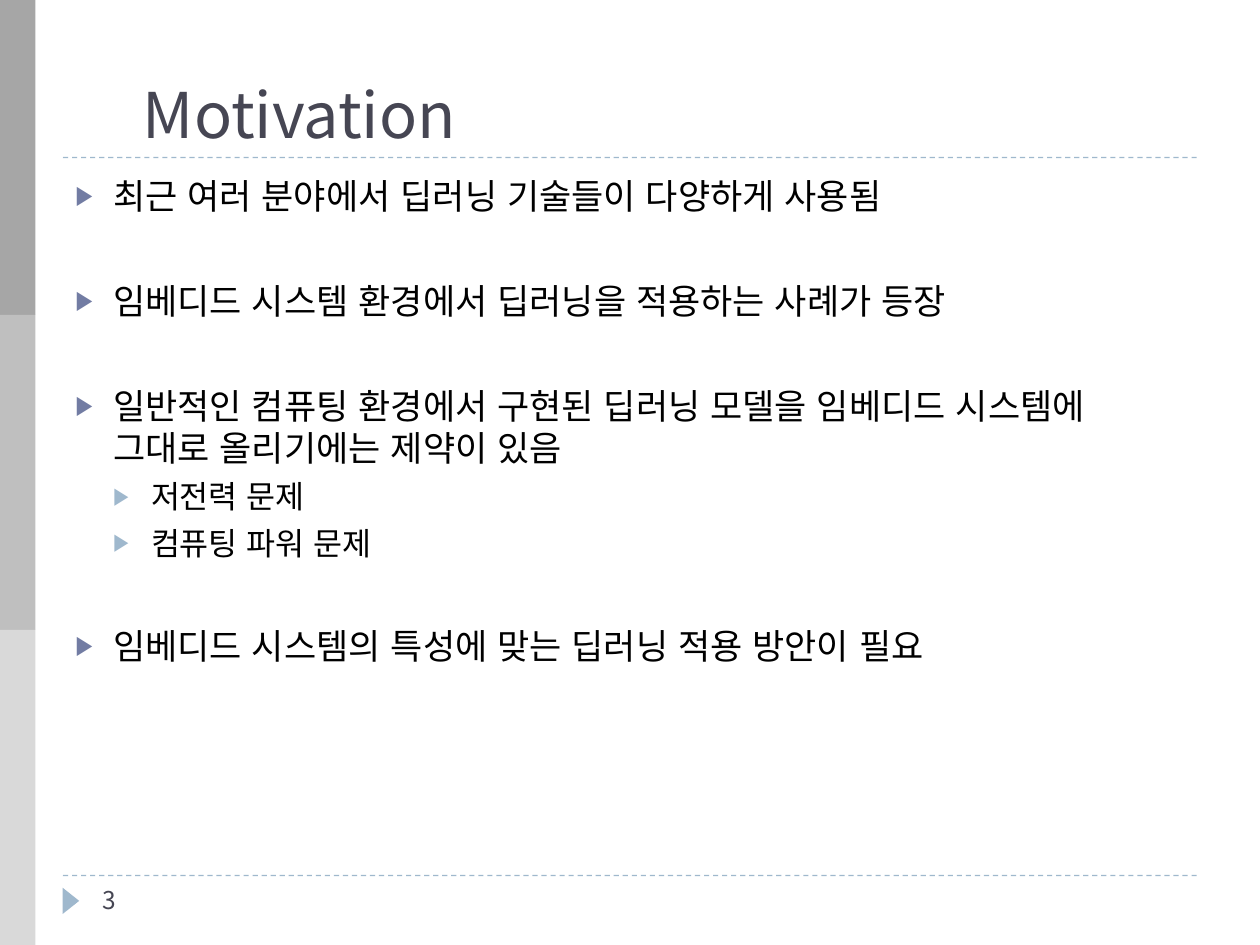
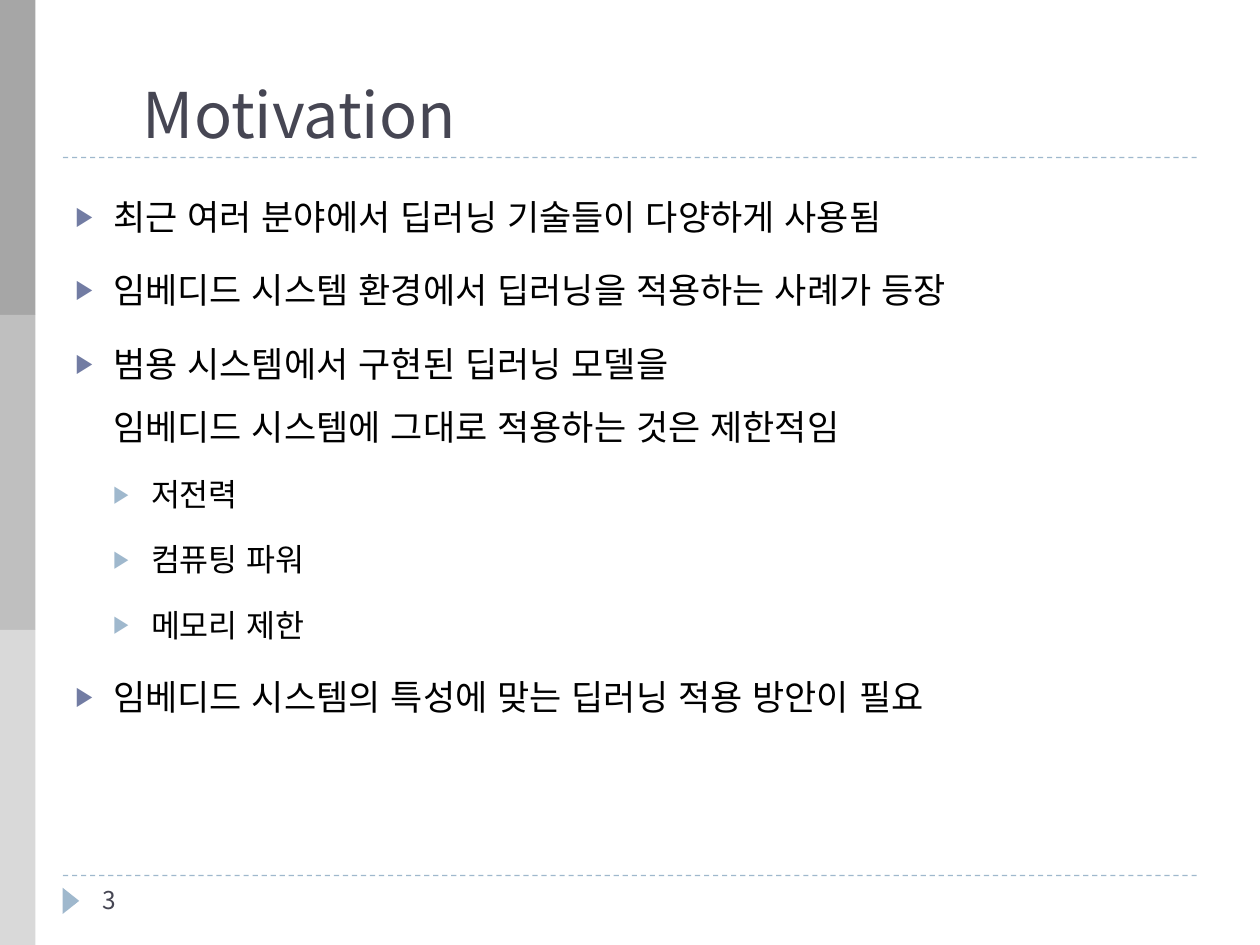
Before and after one commit to clacis91/2017_2_embedded, a slide deck: slide 3 of embedded_presentation.pptx. Drawn at 1260x945 pixels with LibreOffice and Linux fonts; fonts in the diff are those of the drawing; background and template pictures are left out. Boxes give left, top, right and bottom in pixels: in the first picture for what was removed or moved away, otherwise in the second. Text is boxed around its words. In the diff, an @@ line names an element or a change of style, - is before the commit and + after.

```diff
--- a/embedded_presentation.pptx
+++ b/embedded_presentation.pptx
@@ text at <box>113,201,946,713</box>: line spacing 1 to 1.5 @@
@@ text at <box>113,348,839,640</box>: text changed @@
-▶ 일반적인 컴퓨팅 환경에서 구현된 딥러닝 모델을 임베디드 시스템에 그대로 올리기에는 제약이 있음
-  ▶ 저전력 문제
-  ▶ 컴퓨팅 파워 문제
+▶ 범용 시스템에서 구현된 딥러닝 모델을
+  임베디드 시스템에 그대로 적용하는 것은 제한적임
+  ▶ 저전력
+  ▶ 컴퓨팅 파워
+  ▶ 메모리 제한
```
Also in this commit, not shown: 6 other slides changed.
